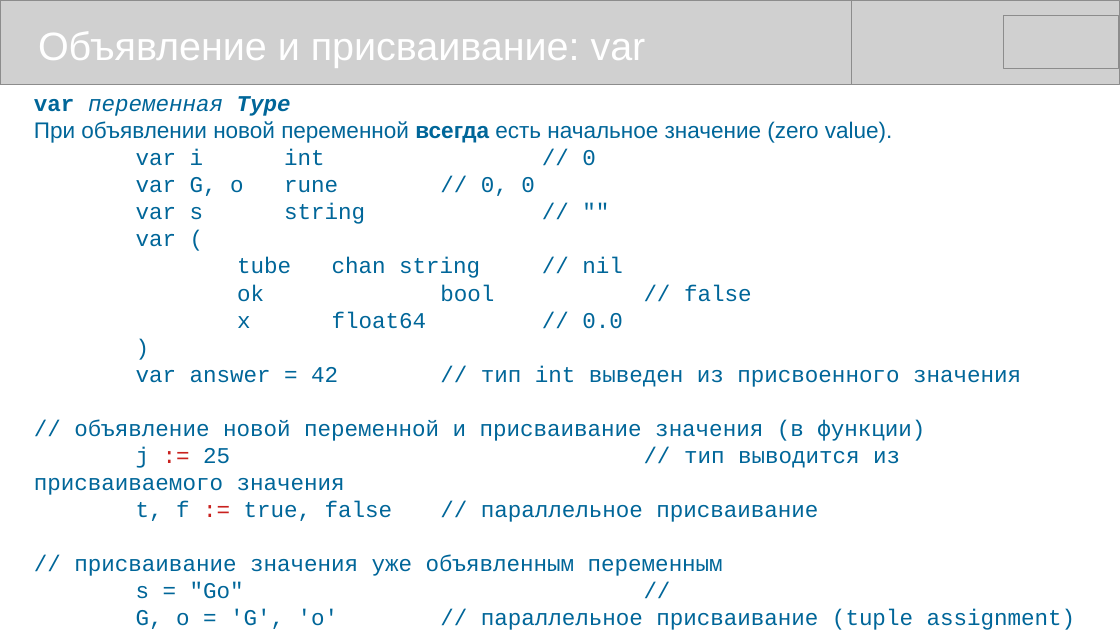
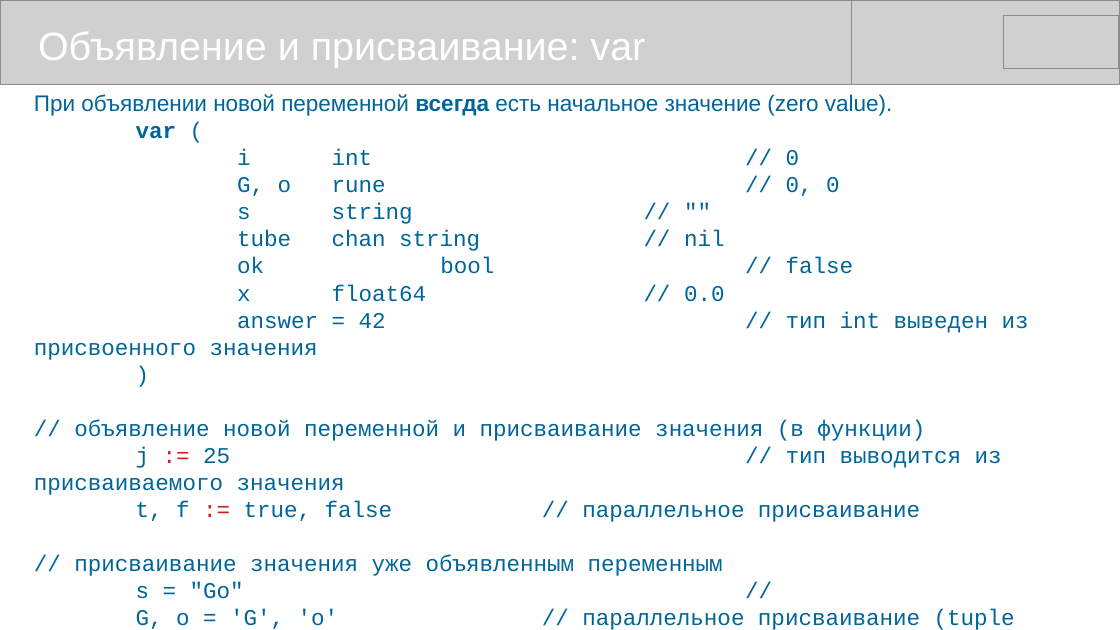
Before and after one commit to mike-shock/Go_language, a slide deck: slide 16 of Go_Preview.odp (slide 17 before the commit). Drawn at 1120x630 pixels with LibreOffice and Linux fonts; fonts in the diff are those of the drawing; grey boxes stand for pictures. Boxes give left, top, right and bottom in pixels: in the first picture for what was removed or moved away, otherwise in the second. Text is boxed around its words. In the diff, an @@ line names an element or a change of style, - is before the commit and + after.

```diff
--- a/Go_Preview.odp
+++ b/Go_Preview.odp
@@ text at box(34, 96, 291, 116): paragraph removed @@
-var переменная Type
@@ text at box(136, 149, 596, 224): paragraphs removed @@
-var i int // 0
-var G, o rune // 0, 0
-var s string // ""
@@ text at box(136, 126, 177, 139): bold on in "var" @@
@@ text at box(237, 149, 840, 224): paragraphs added @@
+i int // 0
+G, o rune // 0, 0
+s string // ""
@@ text at box(34, 311, 1029, 360): paragraph added @@
+answer = 42 // тип int выведен из присвоенного значения
@@ text at box(136, 366, 1021, 387): paragraph removed @@
-var answer = 42 // тип int выведен из присвоенного значения
```
Also in this commit, not shown: 10 other slides changed, 5 slides removed, 1 other file.
